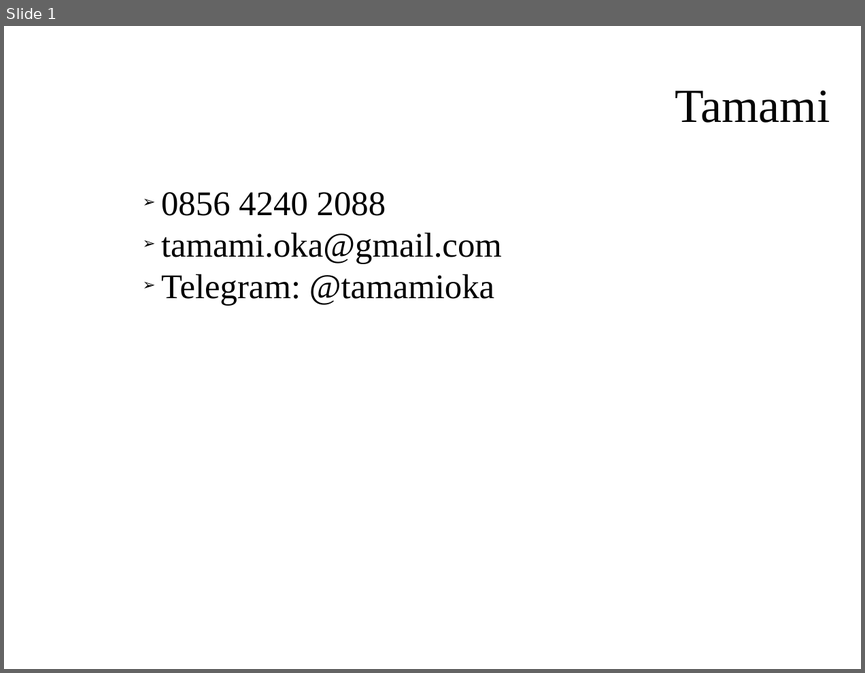
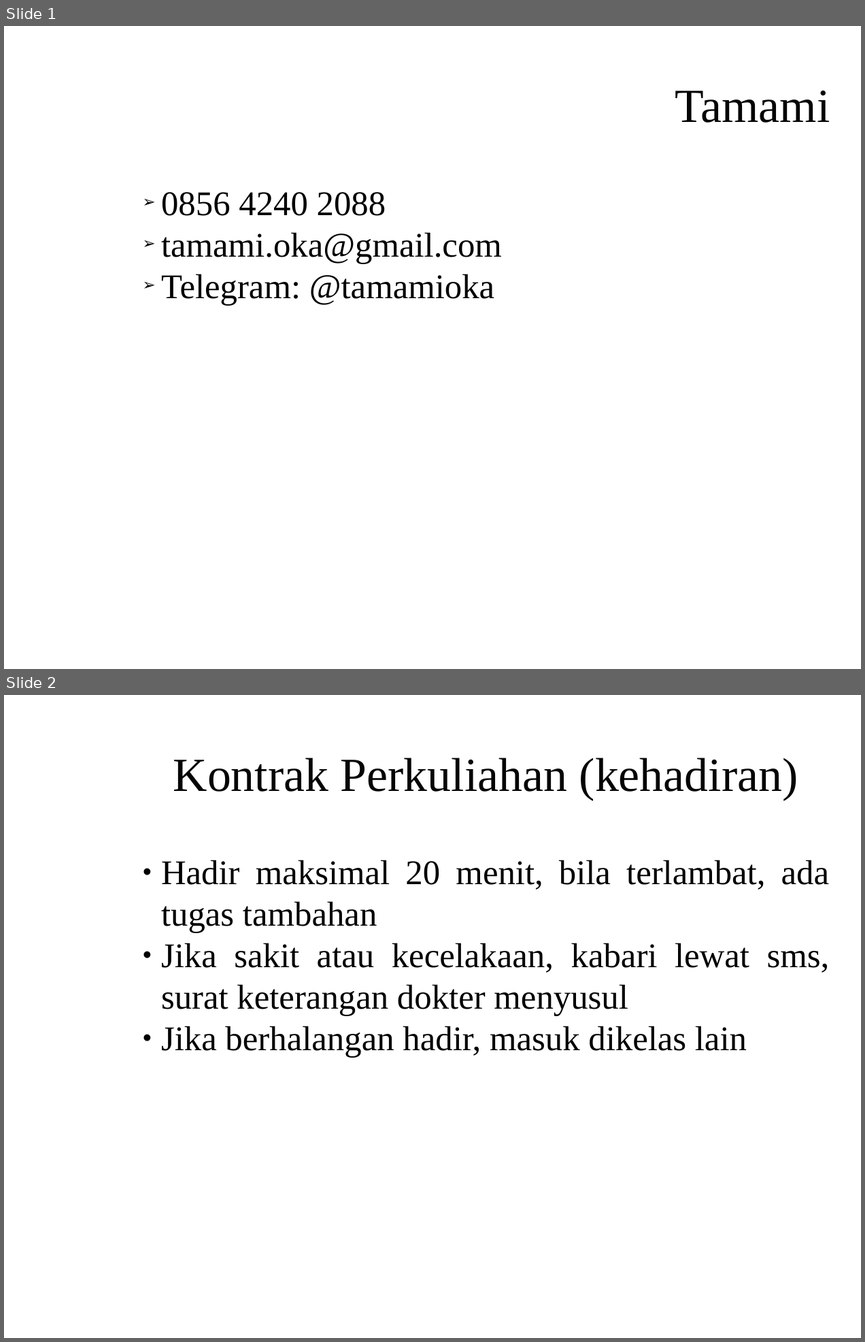
Before and after one commit to Dickyfathur7/pemrograman-komputer-2, a slide deck: PENGANTAR.odp. Shown one above the other, each under a label of ours: slide 1 before the commit, slides 1 and 2 after it. The pictures are 865x673 and 865x1342 pixels, drawn with LibreOffice and Linux fonts; fonts in the diff are those of the drawing; background and template pictures are left out. Boxes give left, top, right and bottom in pixels: in the first picture for what was removed or moved away, otherwise in the second. Text is boxed around its words. In the diff, an @@ line names an element or a change of style, - is before the commit and + after.

```diff
--- a/PENGANTAR.odp
+++ b/PENGANTAR.odp
@@ slide 2 added at (4, 695, 861, 1338), background picture (left out) @@
@@ title added at (173, 758, 798, 800), 44 pt, text #050505 @@
+Kontrak Perkuliahan (kehadiran)
@@ subtitle added at (161, 860, 830, 1057), 32 pt, text #000000 @@
+  ● Hadir maksimal 20 menit, bila terlambat, ada tugas tambahan
+  ● Jika sakit atau kecelakaan, kabari lewat sms, surat keterangan dokter menyusul
+  ● Jika berhalangan hadir, masuk dikelas lain
```
Also in this commit, not shown: 1 slide changed, 3 other slides added, 1 slide removed, 3 other files.
